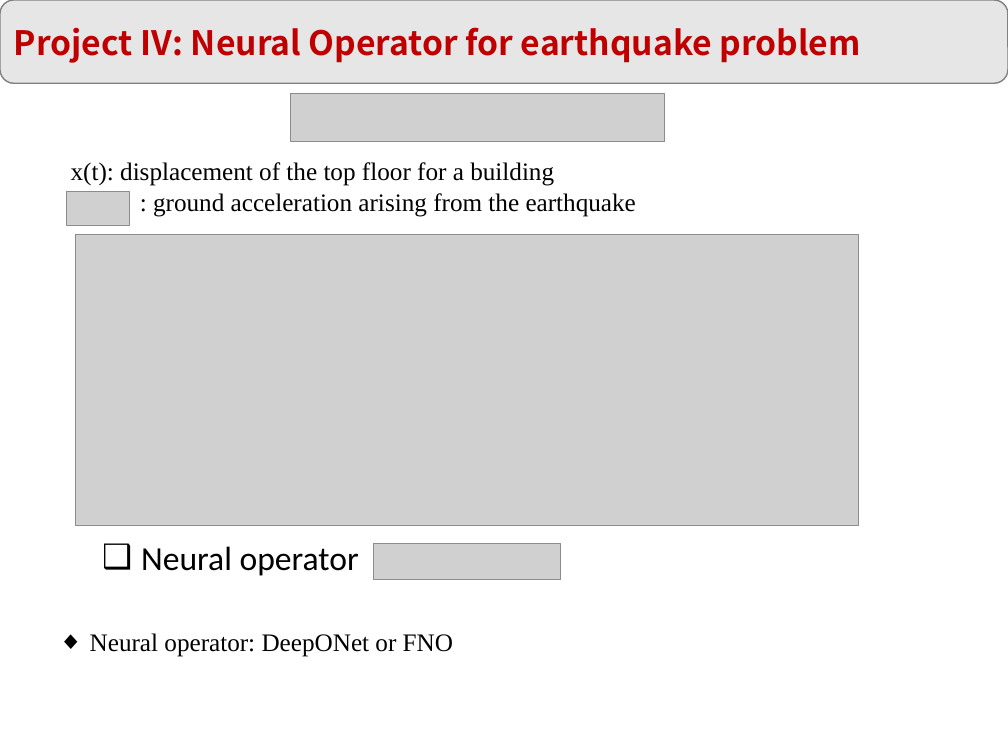
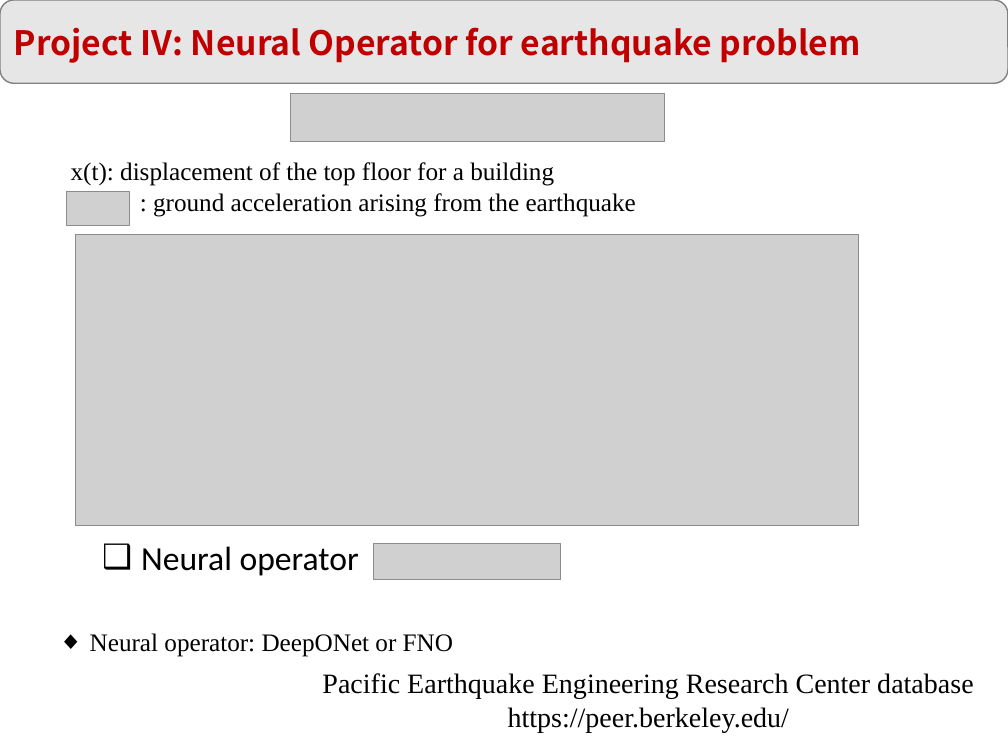
Before and after one commit to XuhuiM/SciML-Course, a slide deck: slide 7 of 选题及要求.pptx. Drawn at 1008x756 pixels with LibreOffice and Linux fonts; fonts in the diff are those of the drawing; grey boxes stand for pictures. Boxes give left, top, right and bottom in pixels: in the first picture for what was removed or moved away, otherwise in the second. Text is boxed around its words. In the diff, an @@ line names an element or a change of style, - is before the commit and + after.

```diff
--- a/选题及要求.pptx
+++ b/选题及要求.pptx
@@ text added at <box>322,673,973,732</box>, 20 pt, text #000000 @@
+Pacific Earthquake Engineering Research Center database
+https://peer.berkeley.edu/
```
